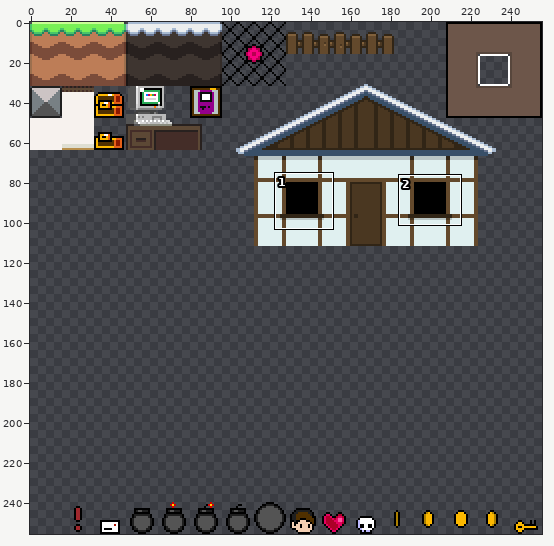
A sprite sheet gets an edit: assets/graphics/tilemap.png. The picture above shows the old version from afar; the outline marks the close-up.
Close-up. First the earlier version:
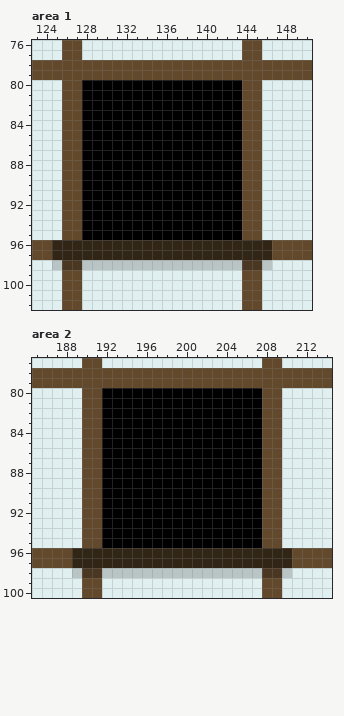
The file is 256x256 pixels. Colours within 5 levels of each other are drawn and written as one. Shown: area 1: x 123..150, y 76..102; area 2: x 185..214, y 77..100. The commit also changed other parts of the picture, which this record leaves out.
After:
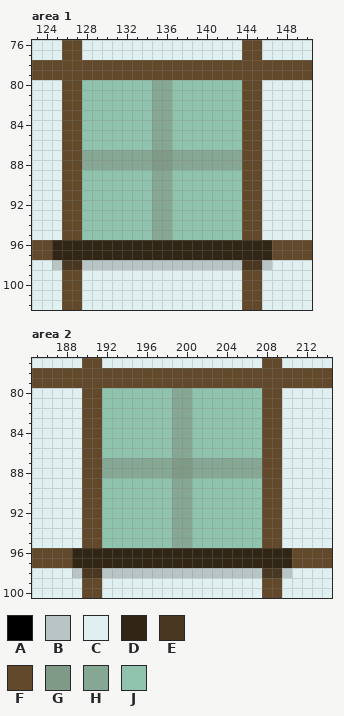
Palette (. is transparent): A #000000  B #b9c5c5  C #e0f0f0  D #312516  E #4a3721  F #63492c  G #809a88  H #85a794  J #8fc3ae
Changes in this commit:
Area 1:
Colour G replaces colour A in rows 87 to 88 at x 135 to 136.
Colour H replaces colour A in rows 80 to 86 at x 135 to 136; in rows 87 to 88 at x 128 to 134 and 137 to 143; in rows 89 to 95 at x 135 to 136.
Colour J replaces colour A in rows 80 to 86 at x 128 to 134 and 137 to 143; in rows 89 to 95 at x 128 to 134 and 137 to 143.
Area 2:
Colour G replaces colour A in rows 87 to 88 at x 199 to 200.
Colour H replaces colour A in rows 80 to 86 at x 199 to 200; in rows 87 to 88 at x 192 to 198 and 201 to 207; in rows 89 to 95 at x 199 to 200.
Colour J replaces colour A in rows 80 to 86 at x 192 to 198 and 201 to 207; in rows 89 to 95 at x 192 to 198 and 201 to 207.
Changed places in both close-ups, as pixel boxes (x1, y1, x2, y2):
changed: (82, 80, 242, 240)
changed: (102, 388, 262, 548)
